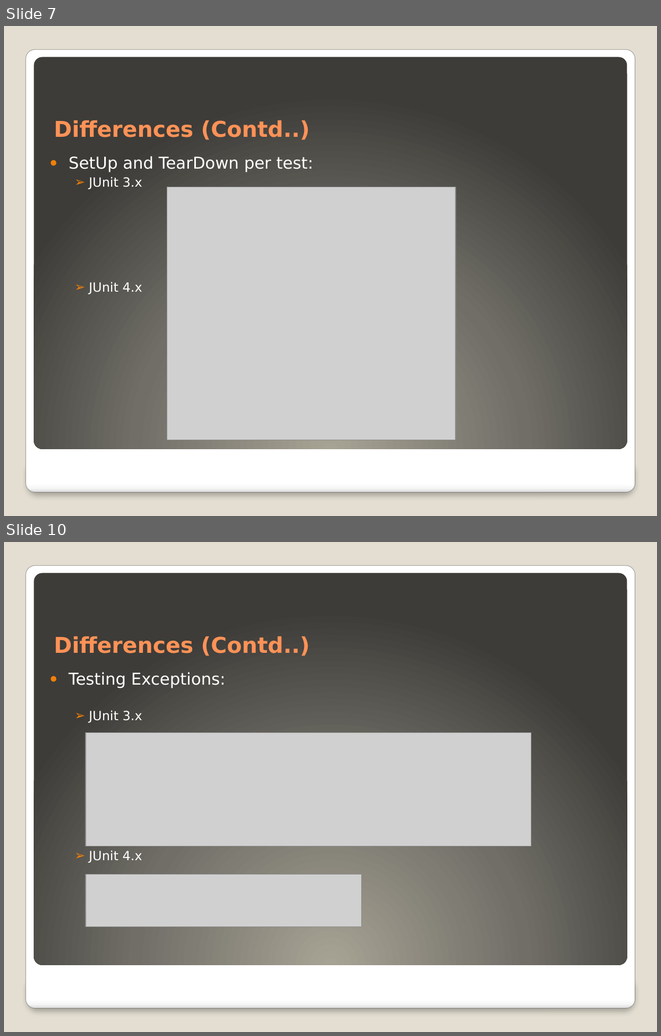
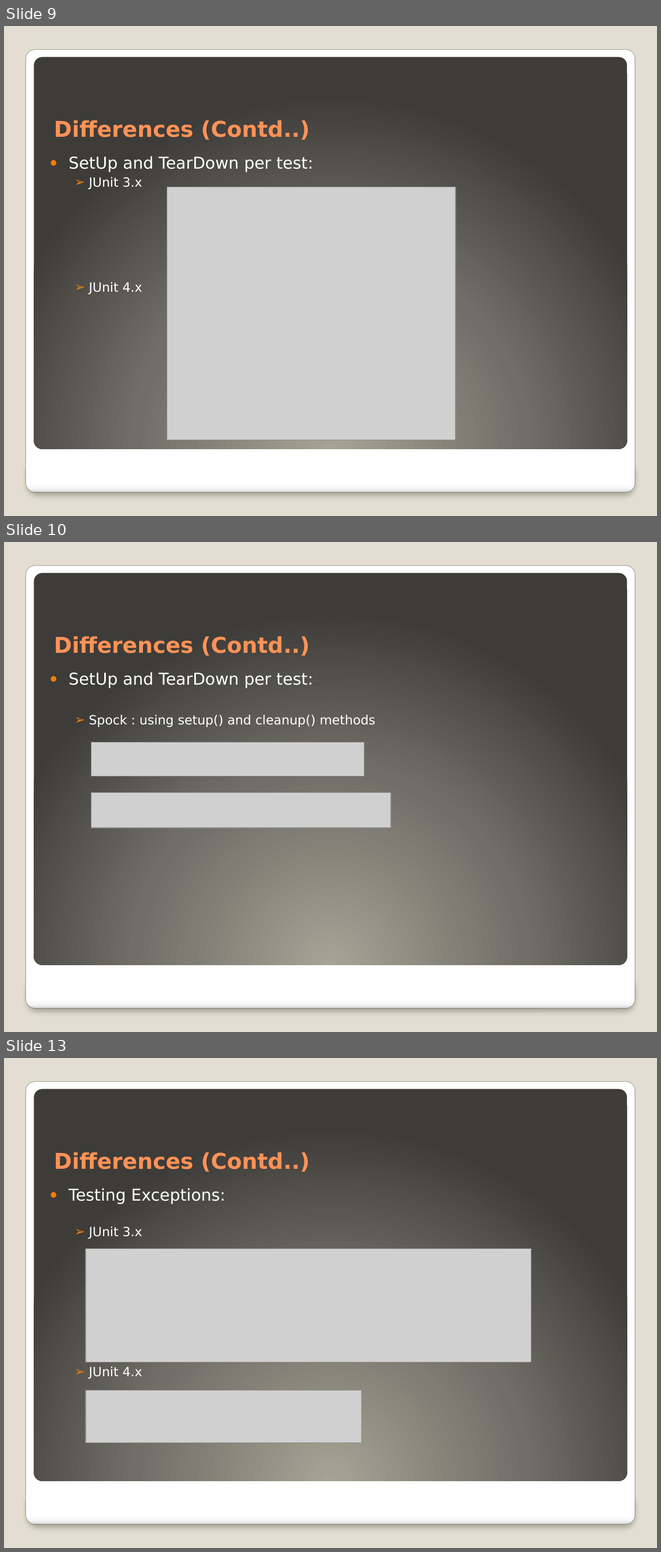
Before and after one commit to ayazlakdawala/JUnitMigration3.x-4.x, a slide deck: TechiNar Series-Unit Testing Frameworks Demo.pptx. Shown one above the other, each under a label of ours: slides 7 and 10 before the commit, slides 9, 10 and 13 after it; the slides between them are not shown. The pictures are 661x1036 and 661x1552 pixels, drawn with LibreOffice and Linux fonts; fonts in the diff are those of the drawing; grey boxes stand for pictures. Boxes give left, top, right and bottom in pixels: in the first picture for what was removed or moved away, otherwise in the second. Text is boxed around its words. In the diff, an @@ line names an element or a change of style, - is before the commit and + after.

Commit message:
added new spock features to the project

```diff
--- a/TechiNar Series-Unit Testing Frameworks Demo.pptx
+++ b/TechiNar Series-Unit Testing Frameworks Demo.pptx
@@ slide 10 added at (x1=4, y1=542, x2=657, y2=1032), background #E3DED1; not listed: 3 template elements that a slide beside it also shows @@
@@ title added at (x1=54, y1=636, x2=310, y2=656), 24 pt, text #FF9258, bold @@
+Differences (Contd..)
@@ text added at (x1=69, y1=672, x2=376, y2=727), 14 pt, text #FFFFFF @@
+● SetUp and TearDown per test:
+  ➢ Spock : using setup() and cleanup() methods
@@ picture added at (x1=91, y1=742, x2=364, y2=776) @@
@@ picture added at (x1=91, y1=792, x2=390, y2=827) @@
@@ what was slide 7 is now slide 9 @@
@@ what was slide 10 is now slide 13 @@
```
Also in this commit, not shown: 8 slides changed, 9 other slides added, 2 other files.
